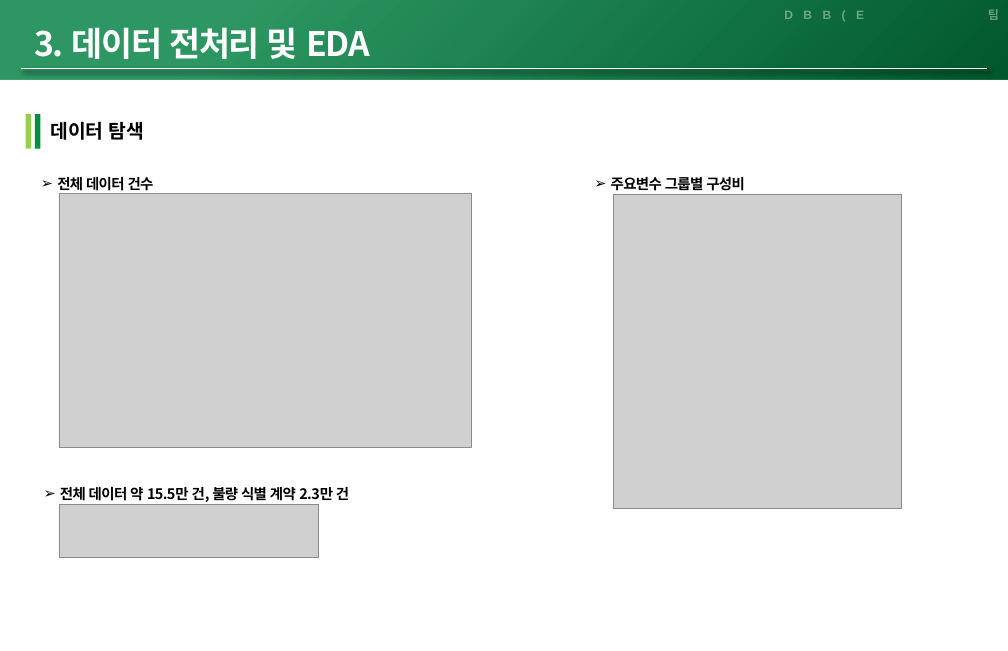
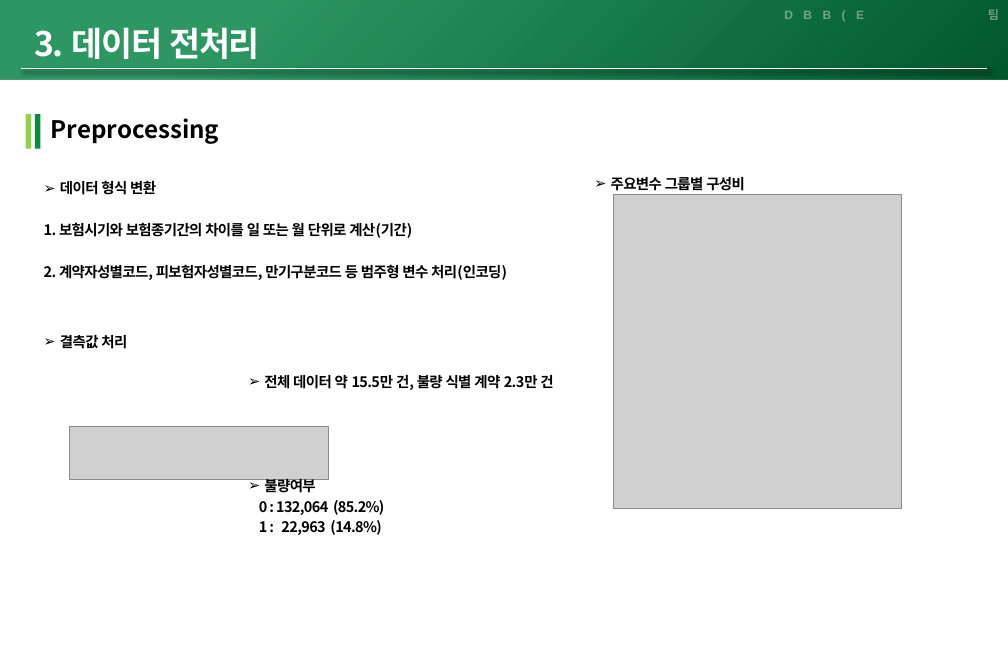
Before and after one commit to dhlee23/DBB-Expert, a slide deck: slide 6 of db_notes/'24년 DBB Expert 3팀 프로젝트 발표자료_V3.pptx. Drawn at 1008x651 pixels with LibreOffice and Linux fonts; fonts in the diff are those of the drawing; grey boxes stand for pictures. Boxes give left, top, right and bottom in pixels: in the first picture for what was removed or moved away, otherwise in the second. Text is boxed around its words. In the diff, an @@ line names an element or a change of style, - is before the commit and + after.

```diff
--- a/db_notes/'24년 DBB Expert 3팀 프로젝트 발표자료_V3.pptx
+++ b/db_notes/'24년 DBB Expert 3팀 프로젝트 발표자료_V3.pptx
@@ text at box(34, 27, 260, 59): text changed @@
-3. 데이터 전처리 및 EDA
+3. 데이터 전처리
@@ text at box(51, 118, 219, 144): text changed; size 16 to 20 pt @@
-데이터 탐색
+Preprocessing
@@ text removed at box(57, 177, 154, 194) @@
-➢ 전체 데이터 건수
@@ text added at box(44, 180, 507, 280), 12 pt, text #000000, bold @@
+➢ 데이터 형식 변환
+1. 보험시기와 보험종기간의 차이를 일 또는 월 단위로 계산(기간)
+2. 계약자성별코드, 피보험자성별코드, 만기구분코드 등 범주형 변수 처리(인코딩)
@@ picture removed at box(59, 193, 471, 447) @@
@@ text added at box(60, 335, 127, 349), 12 pt, text #000000, bold @@
+➢ 결측값 처리
@@ text "전체 데이터 약 15.5만 건, ...": place and size @@
-text "전체 데이터 약 15.5만 건, ..." at box(60, 485, 349, 504)
+text "전체 데이터 약 15.5만 건, ..." at box(259, 372, 553, 535)
@@ picture: place and size @@
-picture at box(59, 504, 318, 557)
+picture at box(69, 426, 329, 479)
@@ text at box(259, 479, 384, 535): paragraphs added @@
+➢ 불량여부
+0 : 132,064 (85.2%)
+1 : 22,963 (14.8%)
```
Also in this commit, not shown: 8 other slides changed, 7 slides added.
